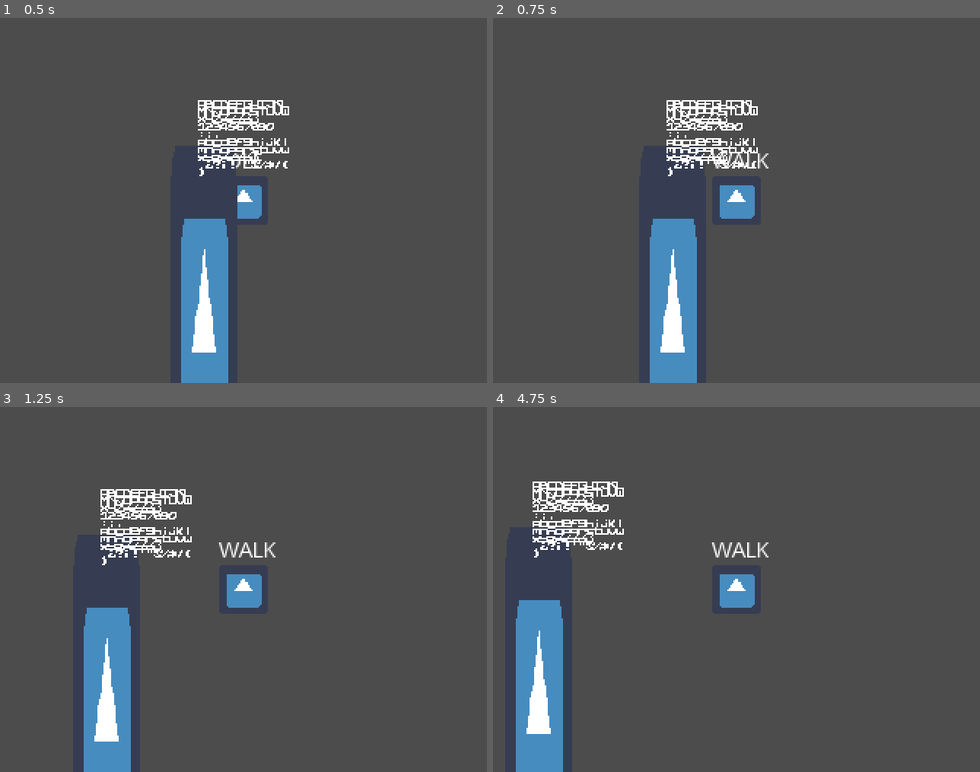
Above: before the commit, frames 1-4 (two rows, left to right).
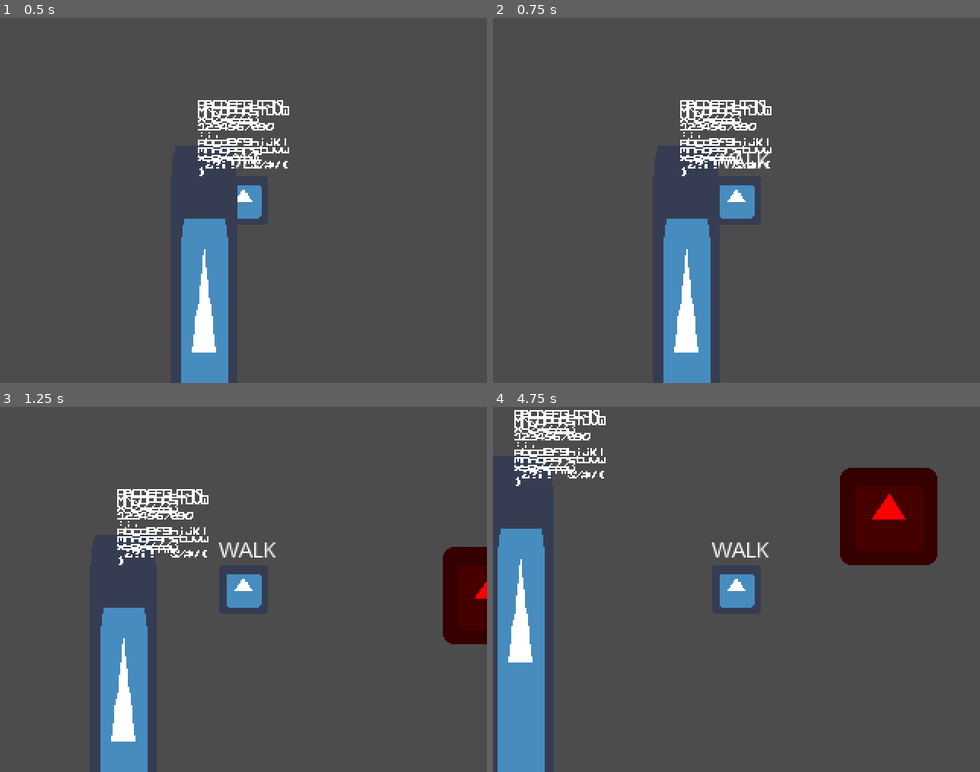
Above: after the commit, the same moments.

Repository: loopies2600/PixelGameJam-2024-Submission
Game: Godot game, scene res://scenes/game_state/gst_gamefield.tscn
The game is run twice, just before and just after one commit, with the same random seed, the same clock (stepped at 60 frames per second) and the same inputs. The engine's default icon, where the game draws it, is replaced by a stand-in: a white triangle on a blue panel in a dark square.
Inputs:
- Up to frame 1 (0.5 s): no input
- Up to frame 2 (0.75 s): tap Enter at 0.5 s; hold D (move_right) from 0.53 s (still down); tap X (attack, bound only after the commit) at 0.6 s
- Up to frame 3 (1.25 s): keep holding D (move_right)
- Up to frame 4 (4.75 s): release D (move_right) at 1.28 s; hold S (move_down) 1.28-2.03 s; tap Z (interact) at 1.35, 4.35 s; tap X (attack, bound only after the commit) at 1.55, 2.3, 2.85, 3.6, 4.55 s; hold D (move_right) 2.03-2.78 s; hold Shift (run) 2.03-2.78 s; hold W (move_up) 2.78-3.53 s; hold A (move_left) from 3.53 s (still down)

Frame 1 is identical in both runs. In frame 2, 5.1% of the frame differs, in the area x 32-58%, y 22-100%; in frame 3, 8.2%; in frame 4, 15%, in the area x 0-92%, y 0-100%.

Commit message:
Sistema de daño rudimentario pero muy modular

Diff:
--- a/project.godot
+++ b/project.godot
@@ -169,6 +169,11 @@
 "events": [ Object(InputEventKey,"resource_local_to_scene":false,"resource_name":"","device":0,"alt":false,"shift":false,"control":false,"meta":false,"command":false,"pressed":false,"scancode":90,"physical_scancode":0,"unicode":0,"echo":false,"script":null)
  ]
 }
+attack={
+"deadzone": 0.5,
+"events": [ Object(InputEventKey,"resource_local_to_scene":false,"resource_name":"","device":0,"alt":false,"shift":false,"control":false,"meta":false,"command":false,"pressed":false,"scancode":88,"physical_scancode":0,"unicode":0,"echo":false,"script":null)
+ ]
+}
 
 [layer_names]
 
--- a/scenes/entity/actor/kinematic_actor.gd
+++ b/scenes/entity/actor/kinematic_actor.gd
@@ -1,5 +1,8 @@
 extends KinematicBody2D
 class_name KinematicActor
+
+signal took_damage(amount, attacker)
+signal died(amount, attacker)
 
 export (float) var base_speed := 128.0
 export (float, 0.0, 0.99) var steering := 0.0
@@ -9,6 +12,31 @@
 var velocity : Vector2 = Vector2.ZERO
 
 var health : int = max_health
+var dead : bool = false
+
+func _ready():
+	connect("took_damage", self, "_on_damage_taken")
+	connect("died", self, "_on_death")
+
+func _on_damage_taken(damage_amount, source):
+	pass
+
+func _on_death(damage_amount, source):
+	queue_free()
+
+func take_damage(source, damage_amount : int):
+	if dead: return
+	if damage_amount <= 0: return
+
+	damage_amount = clamp(damage_amount, 0, health)
+
+	health -= damage_amount
+
+	if health <= 0:
+		dead = true
+		emit_signal("died", damage_amount, source)
+	else:
+		emit_signal("took_damage", damage_amount, source)
 
 func get_walk_velocity() -> Vector2:
 	var new_velocity : Vector2 = direction * base_speed
--- a/scenes/entity/player/player.gd
+++ b/scenes/entity/player/player.gd
@@ -3,6 +3,7 @@
 
 const INTERACTION_OFFSET := Vector2(32, 0)
 const CAMERA_OFFSET := Vector2(0, -14)
+const LERP_WEIGHT := 8.0
 
 export (float, 0.0, 0.99) var walk_steering := 0.1
 export (float, 0.0, 0.99) var swim_steering := 0.96
@@ -43,6 +44,10 @@
 
 	current_state = PlayerStates.IDLE
 
+func _on_death(damage_amount, source):
+	visible = false
+	print("test")
+
 func _process(delta : float):
 	interaction_ray.cast_to = INTERACTION_OFFSET.rotated(look_angle.angle())
 	$StateText.text = PlayerStates.keys()[current_state]
@@ -69,6 +74,20 @@
 	if Input.is_action_just_pressed("interact"):
 		_try_interaction()
 
+	if Input.is_action_just_pressed("attack"):
+		try_attack()
+
+func try_attack():
+	var _shapecast : ShapeCast2D = $AttackAreaTest
+
+	if not _shapecast.is_colliding(): return
+
+	for i in range(_shapecast.get_collision_count()):
+		var collider = _shapecast.get_collider(i)
+
+		if collider is KinematicActor:
+			collider.take_damage(self, 5)
+
 func _try_interaction():
 	if current_state == PlayerStates.CUTSCENE:
 		return
@@ -93,12 +112,14 @@
 	return input_direction != Vector2.ZERO
 
 func _tick_idle_state(delta : float):
+	base_speed = lerp(base_speed, 0.0, LERP_WEIGHT * delta)
+
 	if is_input_moving():
 		current_state = PlayerStates.WALK
 
 func _tick_walk_state(delta : float):
-	base_speed = walk_speed
-	steering = walk_steering
+	base_speed = lerp(base_speed, walk_speed, LERP_WEIGHT * delta)
+	steering = lerp(steering, walk_steering, LERP_WEIGHT * delta)
 
 	direction = input_direction
 
@@ -109,8 +130,8 @@
 		current_state = PlayerStates.IDLE
 
 func _tick_swim_state(delta : float):
-	base_speed = swim_speed
-	steering = swim_steering
+	base_speed = lerp(base_speed, swim_speed, LERP_WEIGHT * delta)
+	steering = lerp(steering, swim_steering, (LERP_WEIGHT * 2.0) * delta)
 
 	direction = input_direction
 
--- a/scenes/entity/player/player.tscn
+++ b/scenes/entity/player/player.tscn
@@ -1,10 +1,13 @@
-[gd_scene load_steps=4 format=2]
+[gd_scene load_steps=5 format=2]
 
 [ext_resource path="res://icon.png" type="Texture" id=1]
 [ext_resource path="res://scenes/entity/player/player.gd" type="Script" id=2]
 
 [sub_resource type="CircleShape2D" id=1]
 radius = 16.0
+
+[sub_resource type="RectangleShape2D" id=2]
+extents = Vector2( 32, 32 )
 
 [node name="Player" type="KinematicBody2D"]
 collision_mask = 30
@@ -31,3 +34,10 @@
 enabled = true
 collision_mask = 28
 collide_with_areas = true
+
+[node name="AttackAreaTest" type="ShapeCast2D" parent="."]
+shape = SubResource( 2 )
+target_position = Vector2( 0, 0 )
+max_results = 1
+collision_mask = 24
+collide_with_areas = true
--- /dev/null
+++ b/scenes/entity/test_npc/test_npc.gd
@@ -0,0 +1,4 @@
+extends KinematicActor
+
+func _on_damage_taken(damage_amount, source):
+	$AnimationPlayer.play("TakeDamage")
--- /dev/null
+++ b/scenes/entity/test_npc/test_npc.tscn
@@ -0,0 +1,71 @@
+[gd_scene load_steps=7 format=2]
+
+[ext_resource path="res://scenes/entity/test_npc/test_npc.gd" type="Script" id=1]
+[ext_resource path="res://icon.png" type="Texture" id=2]
+
+[sub_resource type="RectangleShape2D" id=1]
+extents = Vector2( 32, 32 )
+
+[sub_resource type="Animation" id=2]
+resource_name = "Idle"
+tracks/0/type = "value"
+tracks/0/path = NodePath("Sprite:scale")
+tracks/0/interp = 1
+tracks/0/loop_wrap = true
+tracks/0/imported = false
+tracks/0/enabled = true
+tracks/0/keys = {
+"times": PoolRealArray( 0 ),
+"transitions": PoolRealArray( 1 ),
+"update": 0,
+"values": [ Vector2( 1, 1 ) ]
+}
+
+[sub_resource type="Animation" id=3]
+length = 0.001
+tracks/0/type = "value"
+tracks/0/path = NodePath("Sprite:scale")
+tracks/0/interp = 1
+tracks/0/loop_wrap = true
+tracks/0/imported = false
+tracks/0/enabled = true
+tracks/0/keys = {
+"times": PoolRealArray( 0 ),
+"transitions": PoolRealArray( 1 ),
+"update": 0,
+"values": [ Vector2( 1, 1 ) ]
+}
+
+[sub_resource type="Animation" id=4]
+resource_name = "TakeDamage"
+tracks/0/type = "value"
+tracks/0/path = NodePath("Sprite:scale")
+tracks/0/interp = 2
+tracks/0/loop_wrap = true
+tracks/0/imported = false
+tracks/0/enabled = true
+tracks/0/keys = {
+"times": PoolRealArray( 0, 0.1, 0.3, 0.4 ),
+"transitions": PoolRealArray( 1, 1, 1, 1 ),
+"update": 0,
+"values": [ Vector2( 1, 1 ), Vector2( 1.5, 0.5 ), Vector2( 0.5, 1.5 ), Vector2( 1, 1 ) ]
+}
+
+[node name="test_npc" type="KinematicBody2D"]
+collision_layer = 8
+collision_mask = 8
+script = ExtResource( 1 )
+
+[node name="CollisionShape2D" type="CollisionShape2D" parent="."]
+shape = SubResource( 1 )
+
+[node name="Sprite" type="Sprite" parent="."]
+modulate = Color( 1, 0, 0, 1 )
+position = Vector2( 4.76837e-07, 2.38419e-06 )
+texture = ExtResource( 2 )
+
+[node name="AnimationPlayer" type="AnimationPlayer" parent="."]
+autoplay = "Idle"
+anims/Idle = SubResource( 2 )
+anims/RESET = SubResource( 3 )
+anims/TakeDamage = SubResource( 4 )
--- a/scenes/game_state/gst_gamefield.tscn
+++ b/scenes/game_state/gst_gamefield.tscn
@@ -1,10 +1,11 @@
-[gd_scene load_steps=7 format=2]
+[gd_scene load_steps=8 format=2]
 
 [ext_resource path="res://scenes/entity/player/player.tscn" type="PackedScene" id=1]
 [ext_resource path="res://icon.png" type="Texture" id=2]
 [ext_resource path="res://assets/screenplayer/text_box/sprsh_dng_smalltext.png" type="Texture" id=3]
 [ext_resource path="res://scenes/screenplayer/interactable/Interactable.gd" type="Script" id=4]
 [ext_resource path="res://scenes/screenplayer/cutscene/TestCS.gd" type="Script" id=5]
+[ext_resource path="res://scenes/entity/test_npc/test_npc.tscn" type="PackedScene" id=6]
 
 [sub_resource type="RectangleShape2D" id=1]
 extents = Vector2( 32, 24 )
@@ -43,3 +44,6 @@
 
 [node name="TestCutscene" type="Node" parent="Interactable"]
 script = ExtResource( 5 )
+
+[node name="test_npc" parent="." instance=ExtResource( 6 )]
+position = Vector2( 216, 40 )
